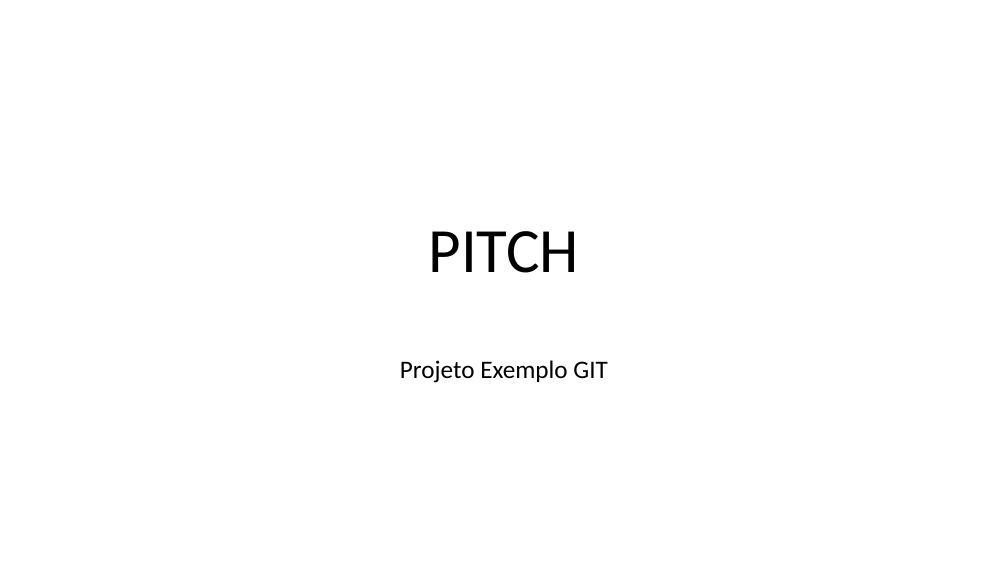
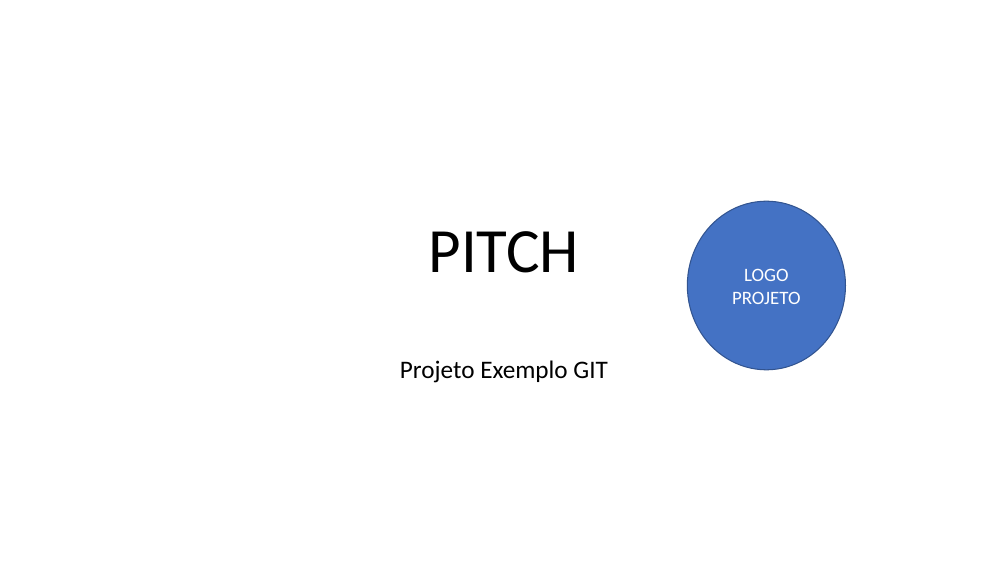
Before and after one commit to RenatoJardimParducci/3SIT-ExemploGIT-2024, a slide deck: slide 1 of PastaDocumentos/PITCH.pptx. Drawn at 1008x567 pixels with LibreOffice and Linux fonts; fonts in the diff are those of the drawing. Boxes give left, top, right and bottom in pixels: in the first picture for what was removed or moved away, otherwise in the second. Text is boxed around its words. In the diff, an @@ line names an element or a change of style, - is before the commit and + after.

Commit message:
2a versão do PITCH com LOGO adicionado

```diff
--- a/PastaDocumentos/PITCH.pptx
+++ b/PastaDocumentos/PITCH.pptx
@@ ellipse added at [687, 201, 845, 370], fill #4472C4, outline #325491 1 pt, 18 pt, text #FFFFFF @@
+LOGO PROJETO
```
